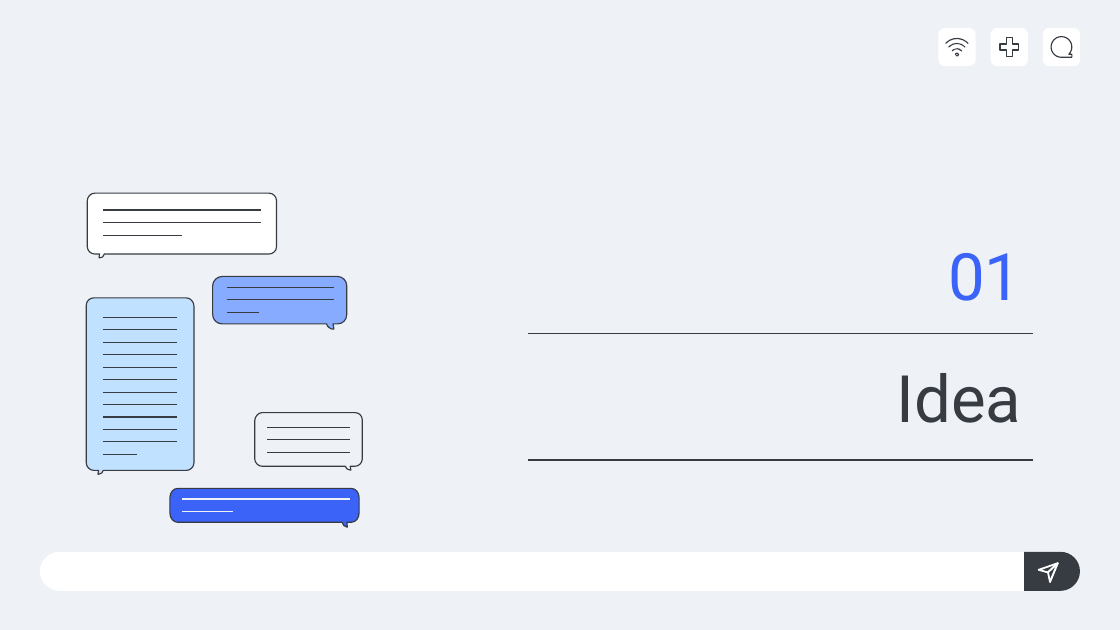
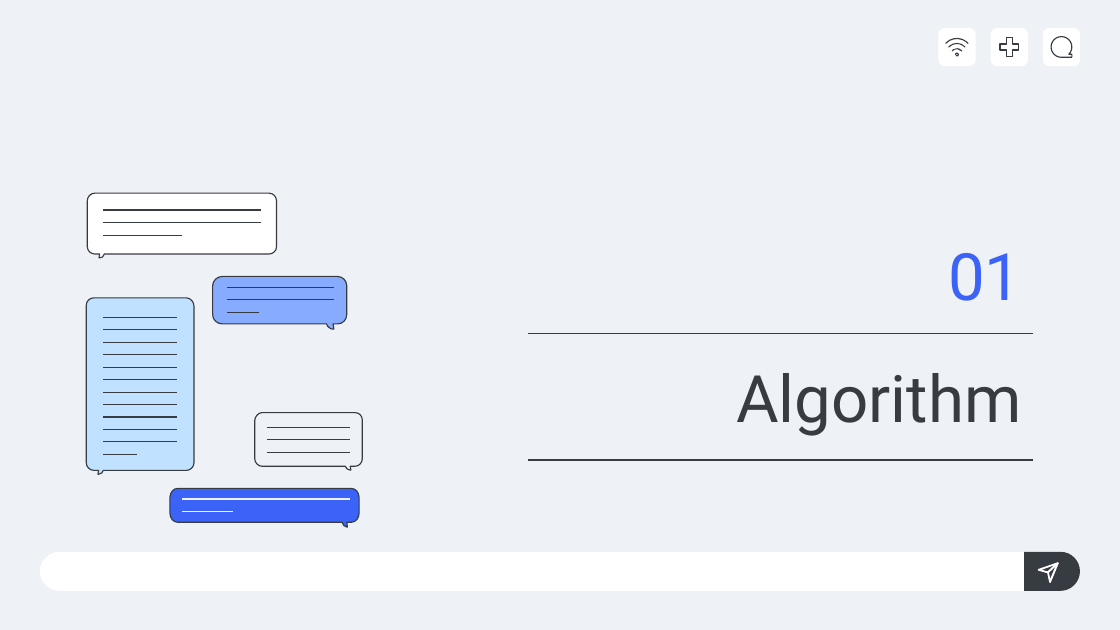
Before and after one commit to M4RKUS28/SmartStay24, a slide deck: slide 2 of Makeathon Check24 - Pitch.pptx. Drawn at 1120x630 pixels with LibreOffice and Linux fonts; fonts in the diff are those of the drawing. Boxes give left, top, right and bottom in pixels: in the first picture for what was removed or moved away, otherwise in the second. Text is boxed around its words. In the diff, an @@ line names an element or a change of style, - is before the commit and + after.

```diff
--- a/Makeathon Check24 - Pitch.pptx
+++ b/Makeathon Check24 - Pitch.pptx
@@ title at (736,373,1021,436): text changed @@
-Idea
+Algorithm
```
Also in this commit, not shown: 3 other slides changed, 7 slides added, 3 slides removed.
